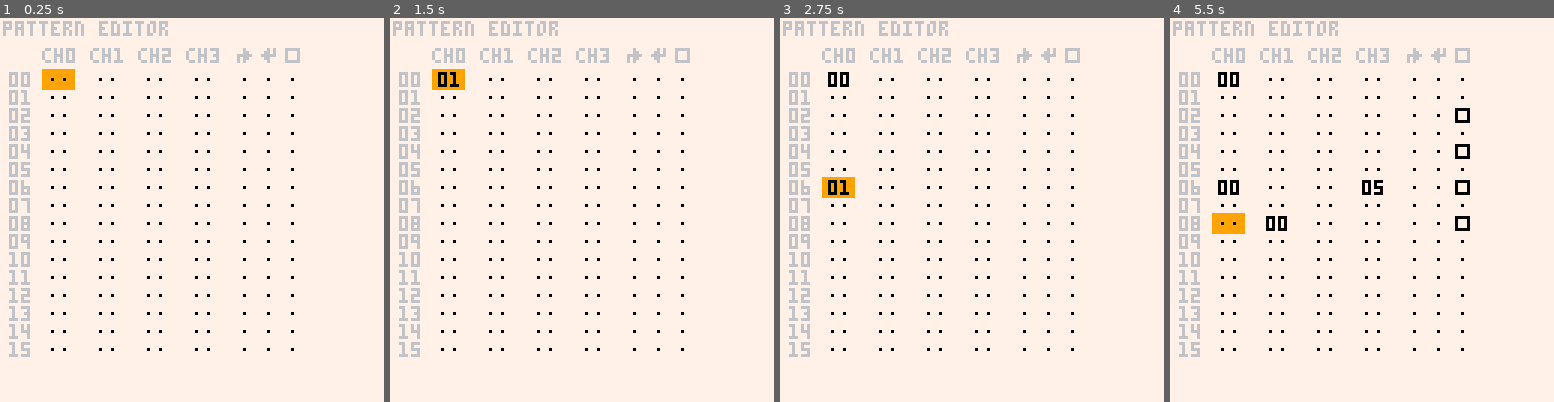
Above: before the commit, frames 1-4 (left to right).
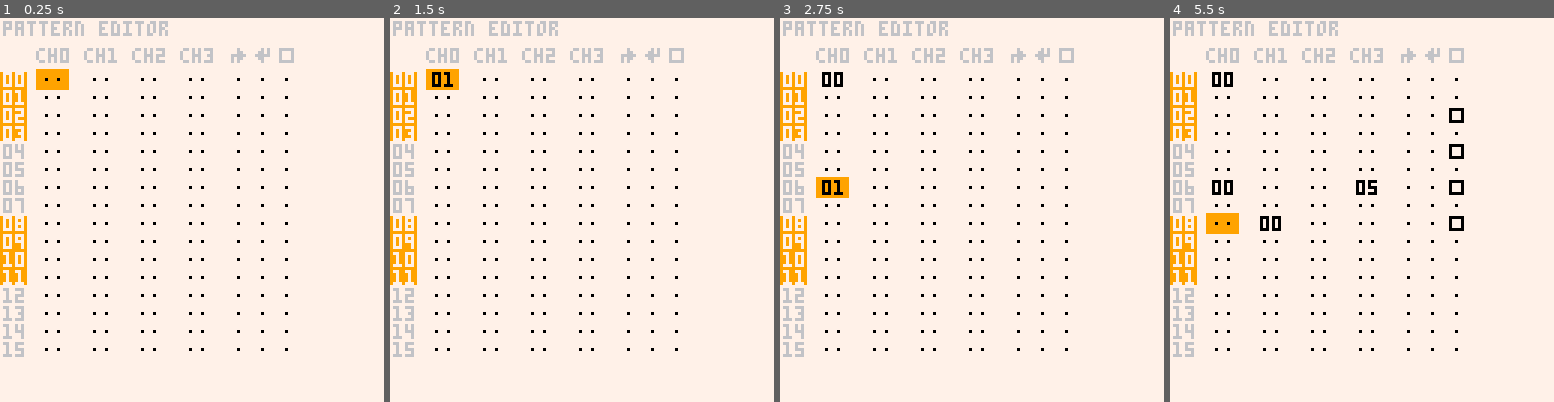
Above: after the commit, the same moments.

Repository: romainchapou/pico-sound-dj
Game: PICO-8 cartridge psdj.p8
Same seed, same stepped clock (60 frames per second), same inputs: the game is played once before the commit and once after it.
Inputs:
- Up to frame 1 (0.25 s): no input
- Up to frame 2 (1.5 s): tap O (Z key) at 0.33, 0.7, 1.43 s; tap X (X key) at 1.07 s
- Up to frame 3 (2.75 s): hold Left 1.97-2.37 s; tap X (X key) at 2.07, 2.4, 2.73 s; tap O (Z key) at 2.22 s; hold Down from 2.42 s (still down)
- Up to frame 4 (5.5 s): release Down at 2.82 s; hold Right 2.87-3.53 s; tap X (X key) every 0.33 s from 3.07 to 5.4 s; tap O (Z key) at 3.1, 3.98, 4.87 s; hold Up 3.58-4.08 s; hold Right 4.13-4.53 s; hold Down 4.58-5.08 s; hold Left from 5.13 s (still down)

The runs differ from the first frame. In frame 1, 6.7% of the frame differs, in the area x 0-79%, y 7-89%; in frame 2, 6.8%; in frame 3, 6.9%; in frame 4, 7.5%.

Commit message:
Improve pattern editor visual

Diff:
--- a/pattern_editor.lua
+++ b/pattern_editor.lua
@@ -60,7 +60,7 @@
   draw = function(_ENV)
     print("pattern editor", 1, 1, 6)
 
-    local start_x, start_y = 16, 18
+    local start_x, start_y = 14, 18
 
     for i=0,3 do
       print("ch" .. tostr(i), start_x - 2 + i*CHANNEL_X_OFFSET, start_y - 8, 6)
@@ -72,17 +72,26 @@
 
     for i=0,2 do
       -- pattern settings buttons
-      spr(2+i, 79 + i*8, start_y - 8)
+      spr(2+i, start_x + 63 + i*8, start_y - 8)
     end
 
     pal()
 
     for i=0,15 do
-      print(two_digit_number_str(i + first_visible_pattern), start_x - 13, start_y + i*6, 6)
+      local pat_id = i + first_visible_pattern
+      local is_highlight_line = pat_id \ 4 % 2 == 0
 
-      patterns[i+1+first_visible_pattern]:draw(start_x, start_y + i*6,
-                                               line_selection == i+first_visible_pattern,
-                                               column_selection)
+      if is_highlight_line then
+        rectfill(start_x-14, start_y +i*6,
+                 start_x - 6, start_y + i*6 + 4 + bool_to_num(pat_id % 4 ~= 3), 9)
+      end
+
+      print(two_digit_number_str(pat_id),
+            start_x - 13, start_y + i*6, is_highlight_line and 7 or 6)
+
+      patterns[pat_id+1]:draw(start_x, start_y + i*6,
+                              line_selection == i+first_visible_pattern,
+                              column_selection)
     end
 
     local cur_playing_pattern = stat(54)
--- a/sfx_editor.lua
+++ b/sfx_editor.lua
@@ -79,7 +79,7 @@
   end,
 
   draw = function(_ENV)
-    print("sfx " .. tostr(sfx_id), 1, 1, 6)
+    print("sfx " .. two_digit_number_str(sfx_id), 1, 1, 6)
 
     local start_x, start_y, col_x_diff = 10, 12, 48
 
